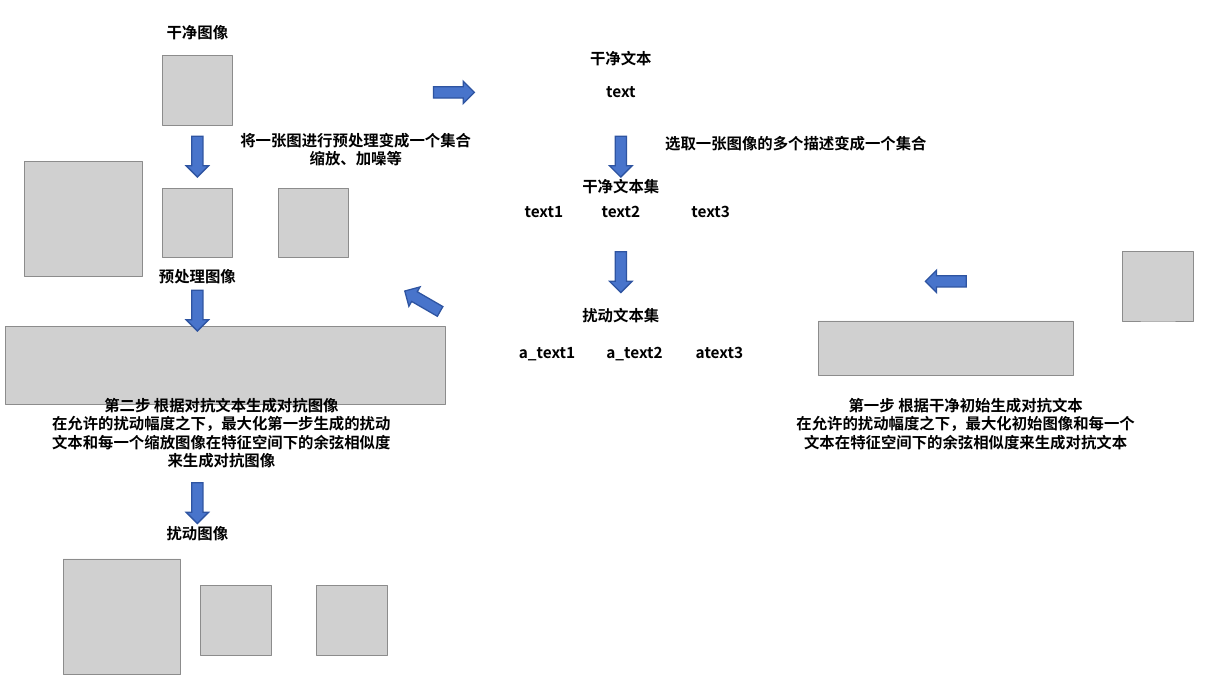
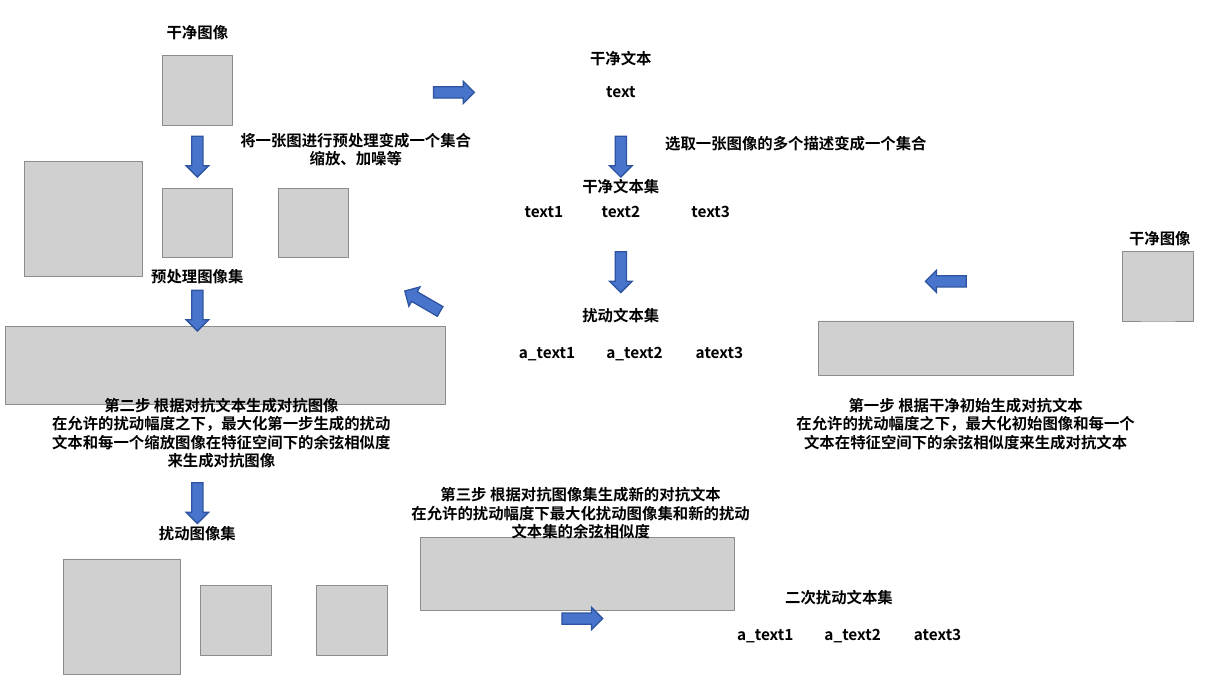
Before and after one commit to Elephant-King9/Paper, a slide deck: slide 7 of Attack/Adversarial_Attack/VLP/论文作图.pptx. Drawn at 1232x693 pixels with LibreOffice and Linux fonts; fonts in the diff are those of the drawing; grey boxes stand for pictures. Boxes give left, top, right and bottom in pixels: in the first picture for what was removed or moved away, otherwise in the second. Text is boxed around its words. In the diff, an @@ line names an element or a change of style, - is before the commit and + after.

```diff
--- a/Attack/Adversarial_Attack/VLP/论文作图.pptx
+++ b/Attack/Adversarial_Attack/VLP/论文作图.pptx
@@ text added at box(1129, 231, 1191, 246), 12 pt, text #000000, bold @@
+干净图像
@@ text at box(151, 267, 243, 287): text changed @@
-预处理图像
+预处理图像集
@@ text added at box(411, 487, 749, 539), 12 pt, text #000000, bold @@
+第三步 根据对抗图像集生成新的对抗文本
+在允许的扰动幅度下最大化扰动图像集和新的扰动文本集的余弦相似度
@@ text at box(159, 524, 236, 544): text changed @@
-扰动图像
+扰动图像集
@@ picture added at box(421, 537, 735, 610) @@
@@ text added at box(785, 590, 893, 605), 12 pt, text #000000, bold @@
+二次扰动文本集
@@ right arrow added at box(562, 607, 603, 629), fill #4874CB, outline #2E54A1 1 pt @@
@@ text added at box(737, 629, 793, 643), 12 pt, text #000000, bold @@
+a_text1
@@ text added at box(824, 628, 880, 643), 12 pt, text #000000, bold @@
+a_text2
@@ text added at box(914, 628, 961, 640), 12 pt, text #000000, bold @@
+atext3
```
Also in this commit, not shown: 2 slides added, 3 other files.
